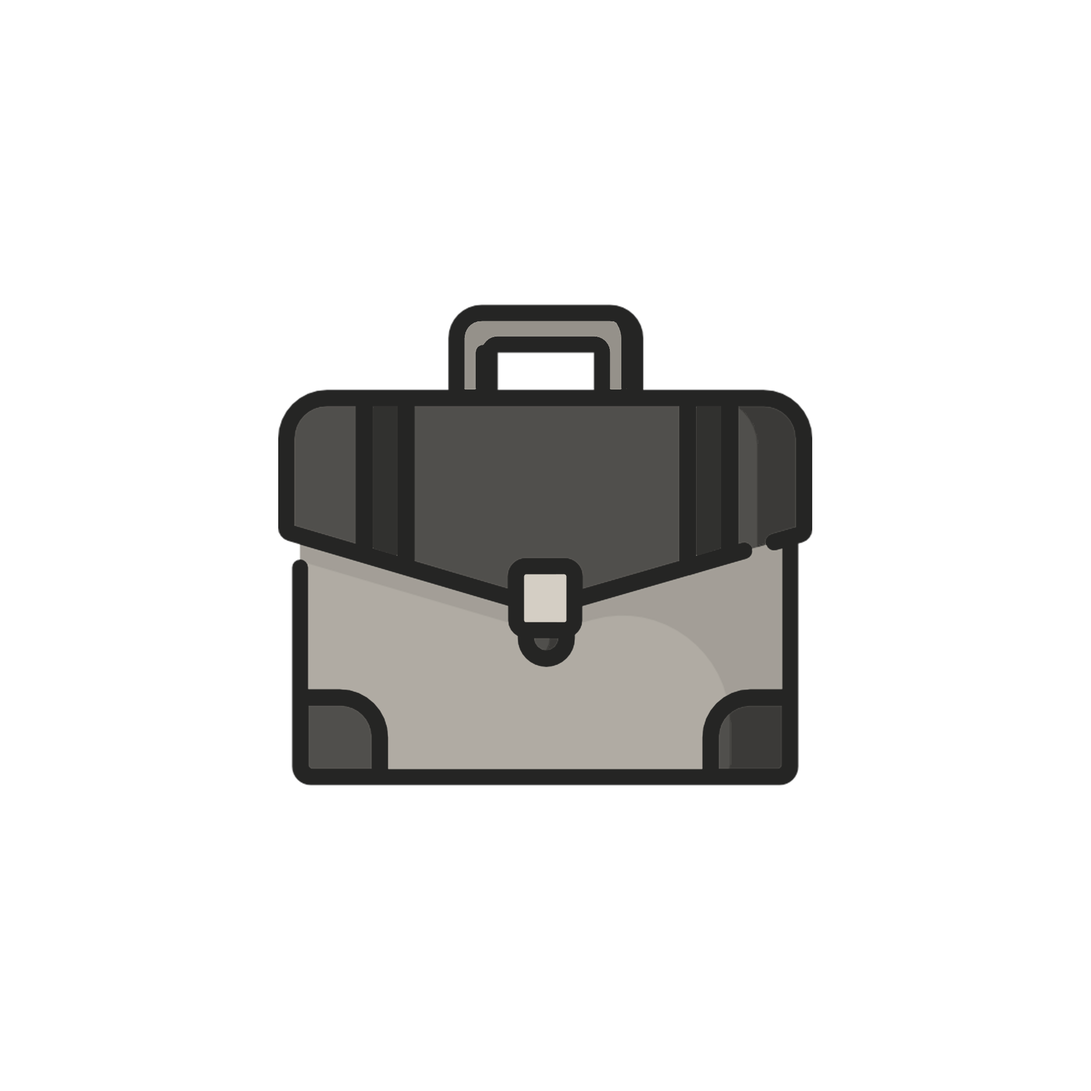
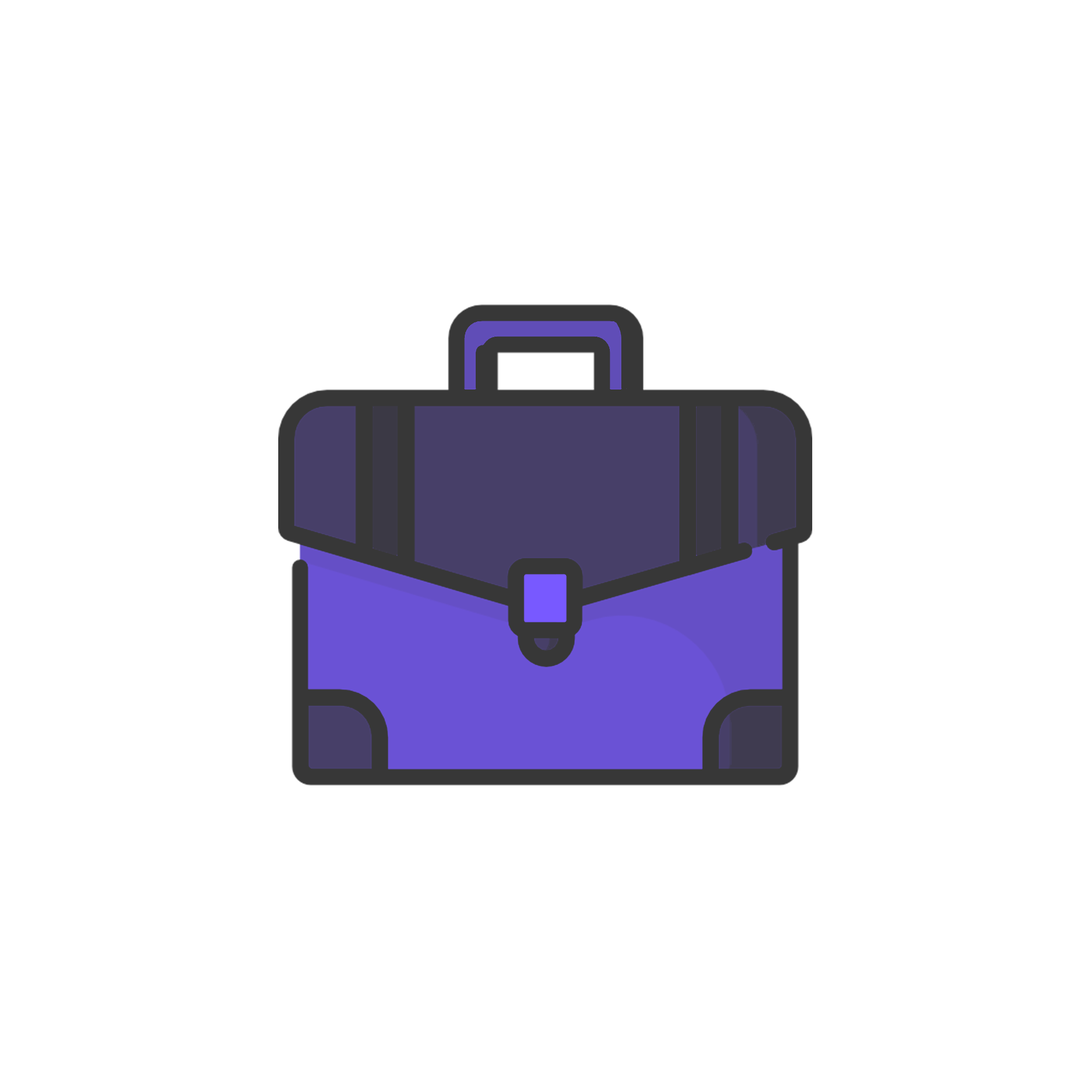
Layers edited between the first and the second 1091 × 1091 image:
pixels changed over [278, 304, 813, 786] (layer not identified)
